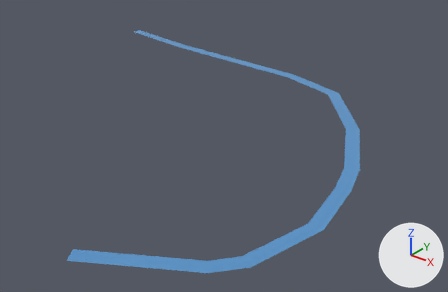
The glTF model public/assets/bengaluru-region-v1/tiles/t40_15-l0.glb, before and after one commit.
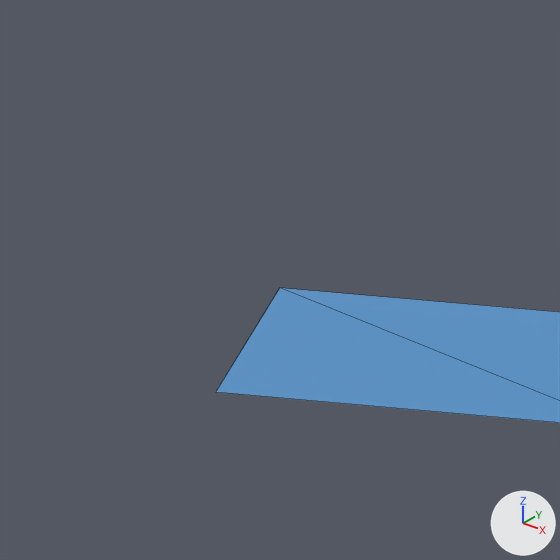
Each version is shown whole from a 50 mm camera at (20609.0, 7313.0, 227.0) aimed at (20281.0, 7723.0, -26.0), then close up on the part from 9% to 23% of the width and 74% to 96% of the height. Arrows for +X, +Y and +Z are at lower right; the lights stay in place. The older version's two pictures come first. The close-ups show mesh edges as thin lines.

In view in the first close-up: 'water'.
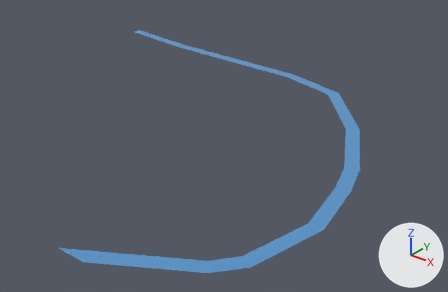
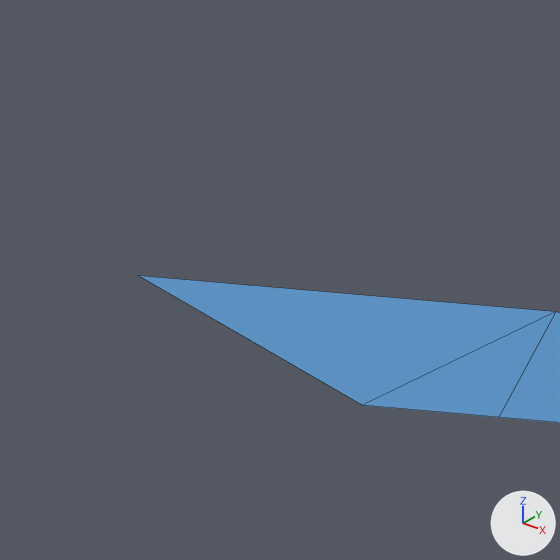
Where the change shows, as pixel boxes [x1, y1, x2, y2] in the close-ups (560 x 560 px):
'water', reshaped: before [216, 288, 560, 423]; after [140, 276, 560, 423]

What the commit changed:
me_water is used by ob_water; location (20000.0, 7500.0, 0.0).
Verts and faces of me_water; kept vertices keep their numbers, new ones are numbered from 50.
Before the commit, vertices of me_water: 44 (390.0, 24.0, 1.0), 45 (384.0, 34.0, 1.0), 46 (366.0, 9.0, 1.0), 47 (360.0, 20.0, 1.0), 48 (341.0, -5.0, 1.0) at pixel (215, 392).
Before the commit, vertices of me_water: 49 (335.0, 5.0, 1.0) at pixel (279, 287).
me_water had 50 vertices, 48 faces and spanned x -1.0..446.0, y -5.0..390.0, z 1.0.
me_water now has 50 vertices, 48 faces and spans x 0.0..446.0, y 0.0..390.0, z 1.0.
Part 1, on me_water:
Vertices deleted: 46 to 49 (with the faces that use them).
Vertex 45 moves to (380.0, 32.0, 1.0).
Vertex 44 moves to (386.0, 22.0, 1.0).
New vertex 50 is at (352.0, 15.0, 1.0), pixel (555, 311).
New vertex 51 is at (358.0, 5.0, 1.0), pixel (498, 417).
New vertex 52 is at (350.0, 0.0, 1.0), pixel (362, 405).
New vertex 53 is at (326.0, 0.0, 1.0), pixel (138, 275).
New faces: (44, 45, 50), (44, 50, 51), (50, 52, 51), (50, 53, 52).
Other edits to the shape of me_water do not show in these pictures.
